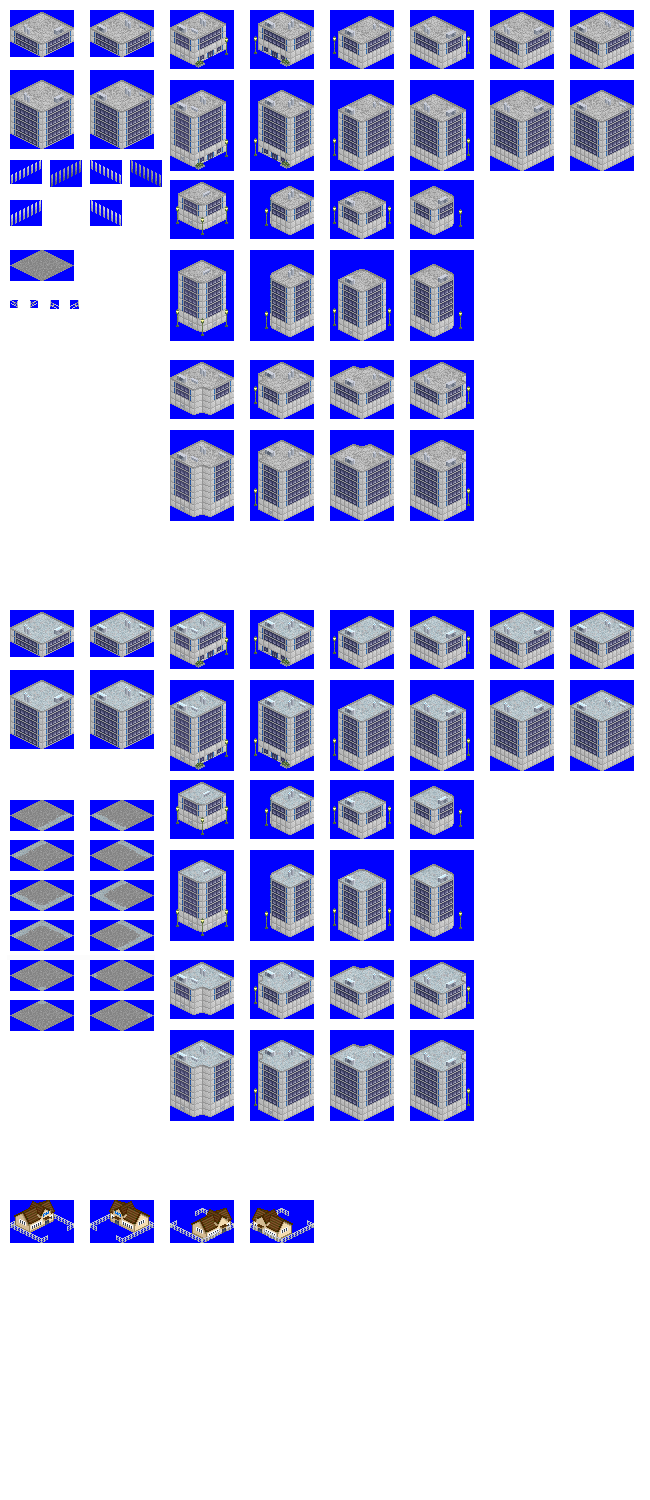
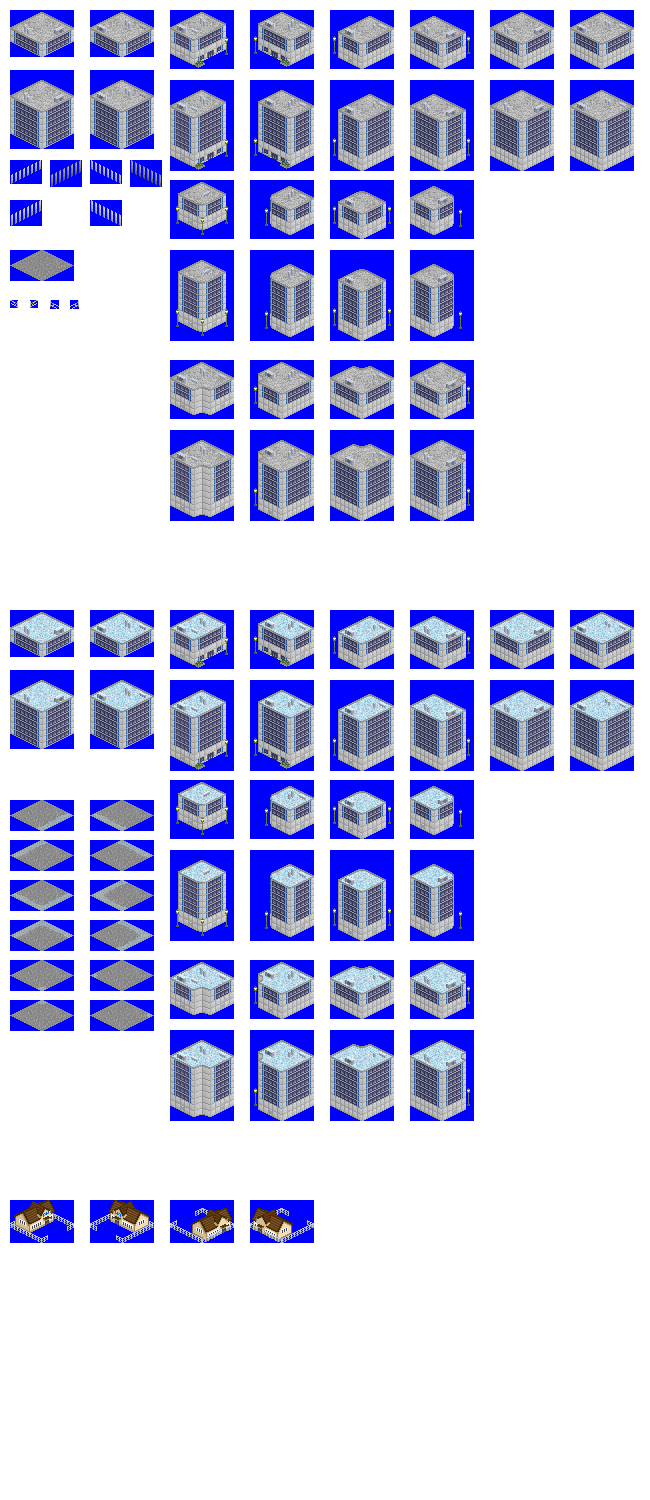
Two versions of the same layered image (650x1500). Layer-by-layer changes:
"snow": opacity 37% → 100%, painted on it over [12,614,632,1071]
